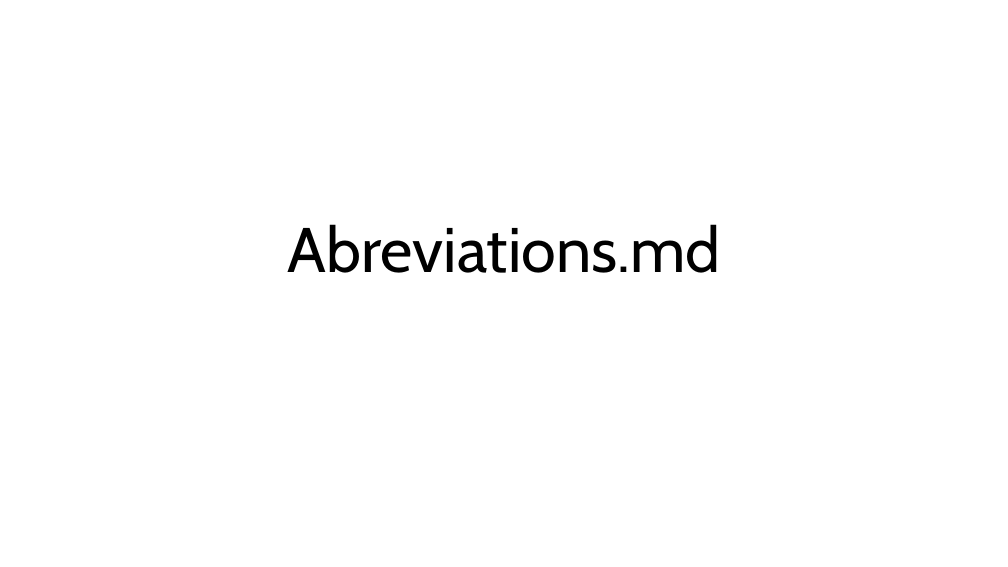
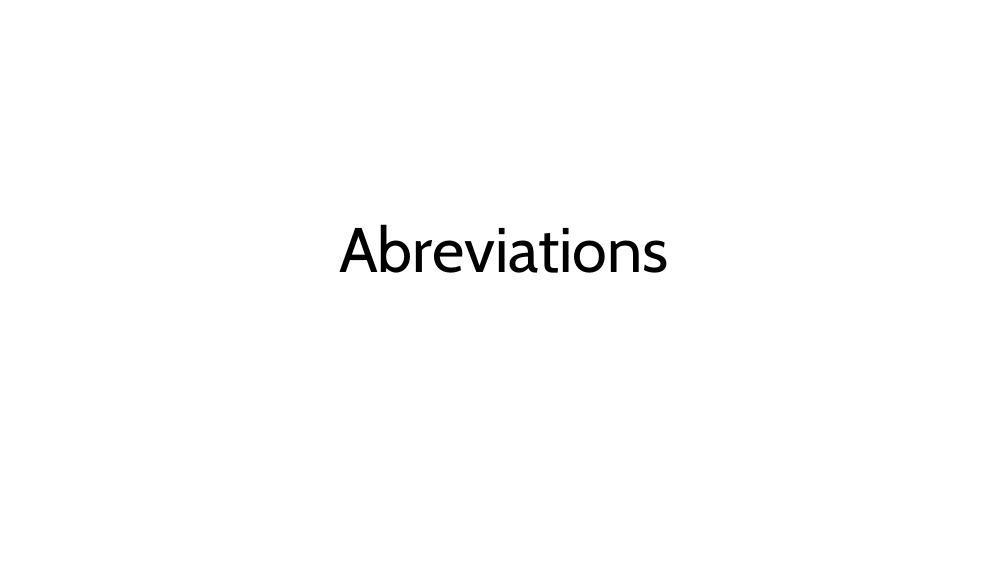
Before and after one commit to StepaneBinon/Kururugi-ESC-Dev-Board, a slide deck: slide 1 of docs/Abreviations.pptx. Drawn at 1008x567 pixels with LibreOffice and Linux fonts; fonts in the diff are those of the drawing. Boxes give left, top, right and bottom in pixels: in the first picture for what was removed or moved away, otherwise in the second. Text is boxed around its words. In the diff, an @@ line names an element or a change of style, - is before the commit and + after.

```diff
--- a/docs/Abreviations.pptx
+++ b/docs/Abreviations.pptx
@@ title at [339, 224, 669, 273]: text changed @@
-Abreviations.md
+Abreviations
```
Also in this commit, not shown: 7 other files.
